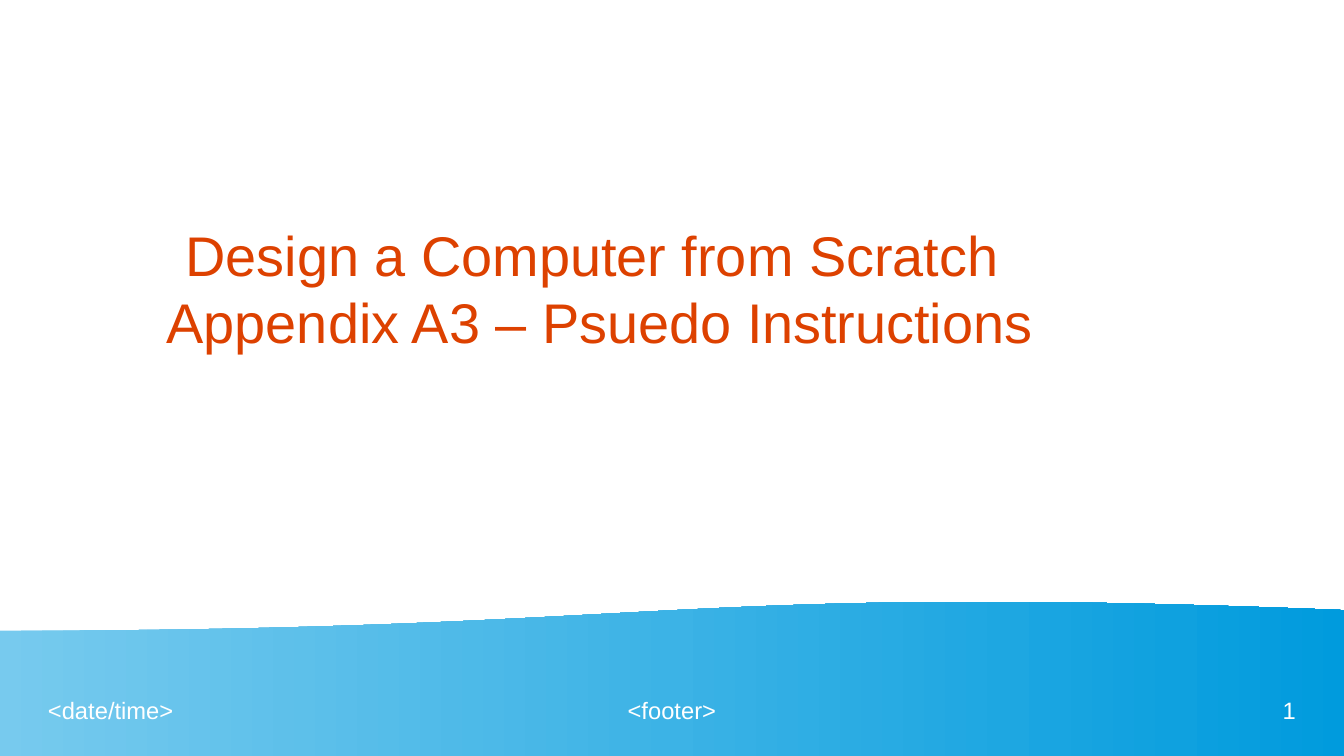
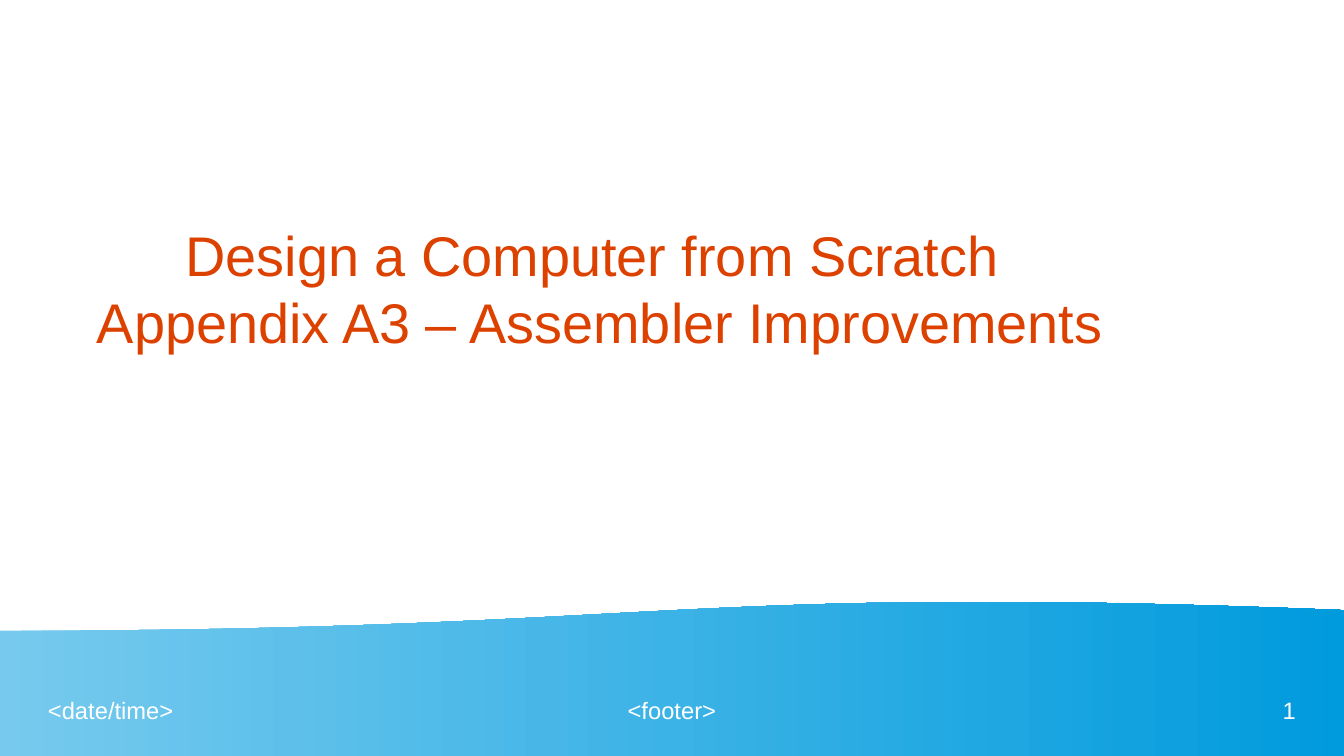
Before and after one commit to douggilliland/Design_A_CPU, a slide deck: slide 1 of Docs/DIY-FPGA-Computer-A3_Psuedo_NOP.odp. Drawn at 1344x756 pixels with LibreOffice and Linux fonts; fonts in the diff are those of the drawing. Boxes give left, top, right and bottom in pixels: in the first picture for what was removed or moved away, otherwise in the second. Text is boxed around its words. In the diff, an @@ line names an element or a change of style, - is before the commit and + after.

Commit message:
Assembler Improvements

```diff
--- a/Docs/DIY-FPGA-Computer-A3_Psuedo_NOP.odp
+++ b/Docs/DIY-FPGA-Computer-A3_Psuedo_NOP.odp
@@ title at <box>97,235,1103,353</box>: text changed @@
-Design a Computer from Scratch
-Appendix A3 – Psuedo Instructions
+Design a Computer from Scratch
+Appendix A3 – Assembler Improvements
```
Also in this commit, not shown: 1 other slide changed, 3 slides added, 5 other files.
